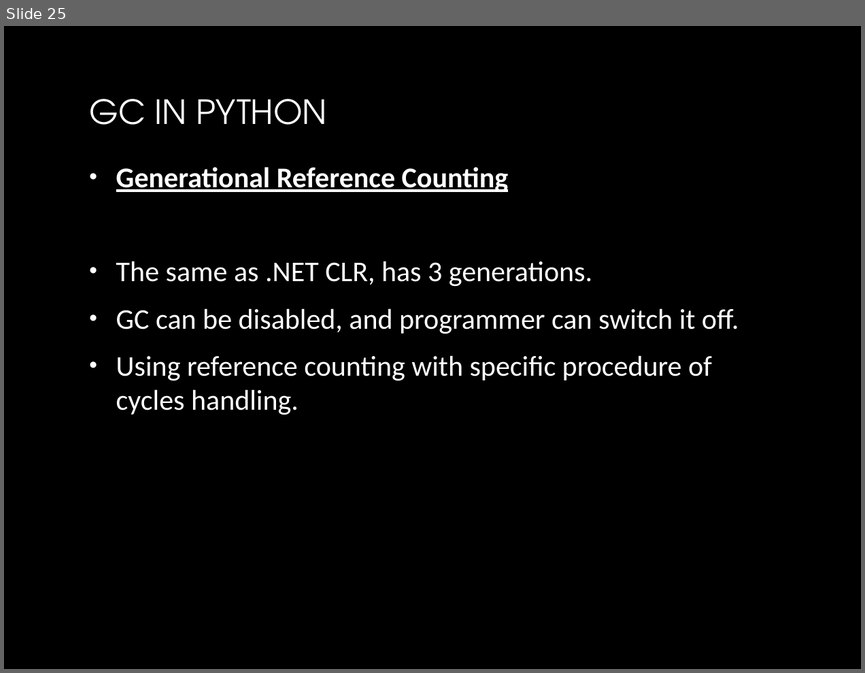
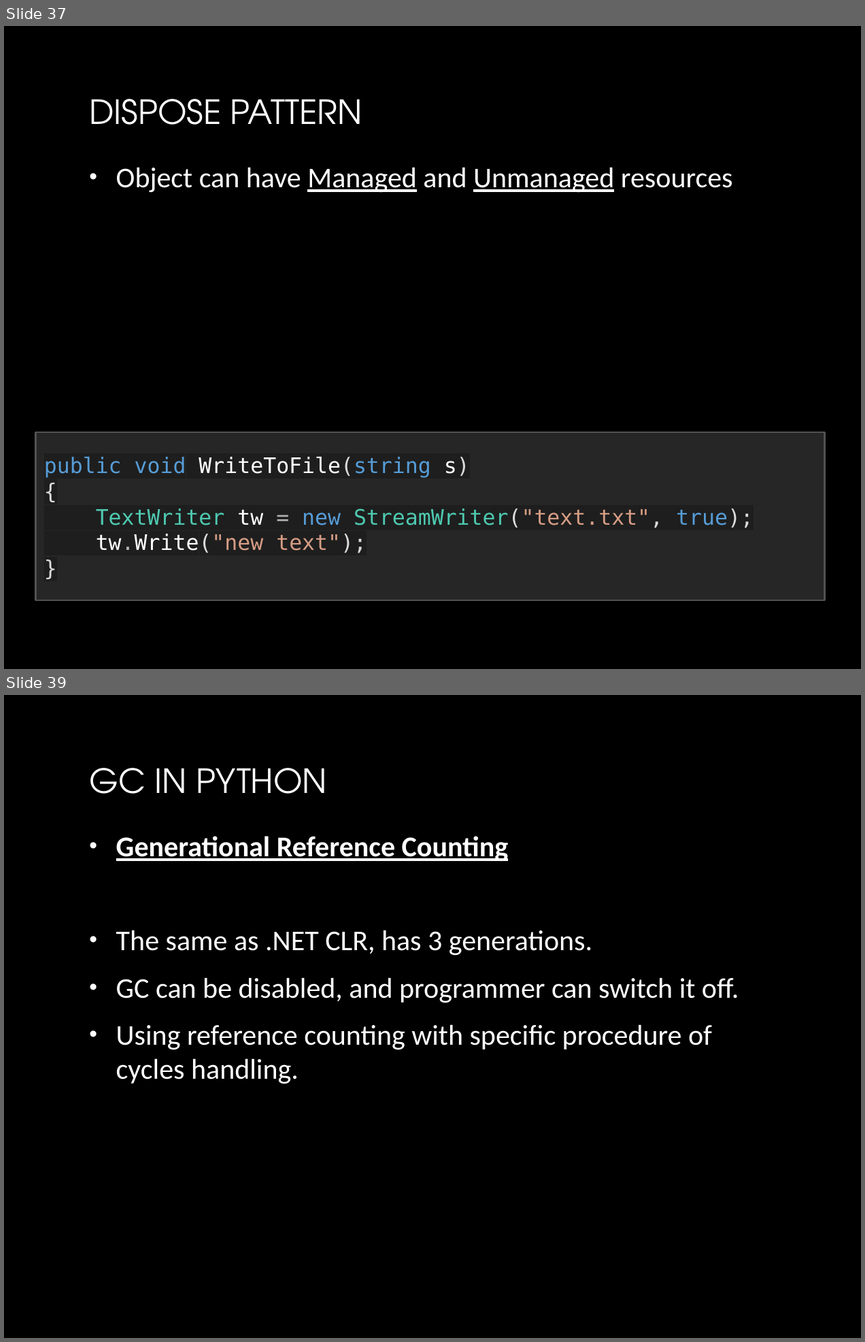
Before and after one commit to yuriyshapovalov/slides, a slide deck: ppt/Garbage collection in dotnet.pptx. Shown one above the other, each under a label of ours: slide 25 before the commit, slides 37 and 39 after it; the slides between them are not shown. The pictures are 865x673 and 865x1342 pixels, drawn with LibreOffice and Linux fonts; fonts in the diff are those of the drawing; background and template pictures are left out. Boxes give left, top, right and bottom in pixels: in the first picture for what was removed or moved away, otherwise in the second. Text is boxed around its words. In the diff, an @@ line names an element or a change of style, - is before the commit and + after.

```diff
--- a/ppt/Garbage collection in dotnet.pptx
+++ b/ppt/Garbage collection in dotnet.pptx
@@ slide 37 added at bbox=[4, 26, 861, 669], background picture (left out) @@
@@ title added at bbox=[89, 99, 362, 125], 28 pt, text gradient #FFFFFF to #BFBFBF @@
+DISPOSE PATTERN
@@ text added at bbox=[116, 167, 733, 193], 24 pt, text gradient #FFFFFF to #BFBFBF @@
+• Object can have Managed and Unmanaged resources
@@ rectangle added at bbox=[36, 432, 825, 600], fill #262626, outline #525252 1.5 pt, 18 pt, text #569CD6 @@
+public void WriteToFile(string s)
+{
+TextWriter tw = new StreamWriter("text.txt", true);
+tw.Write("new text");
+}
@@ what was slide 25 is now slide 39 @@
```
Also in this commit, not shown: 2 slides changed, 18 other slides added, 3 slides removed, 1 other file.
